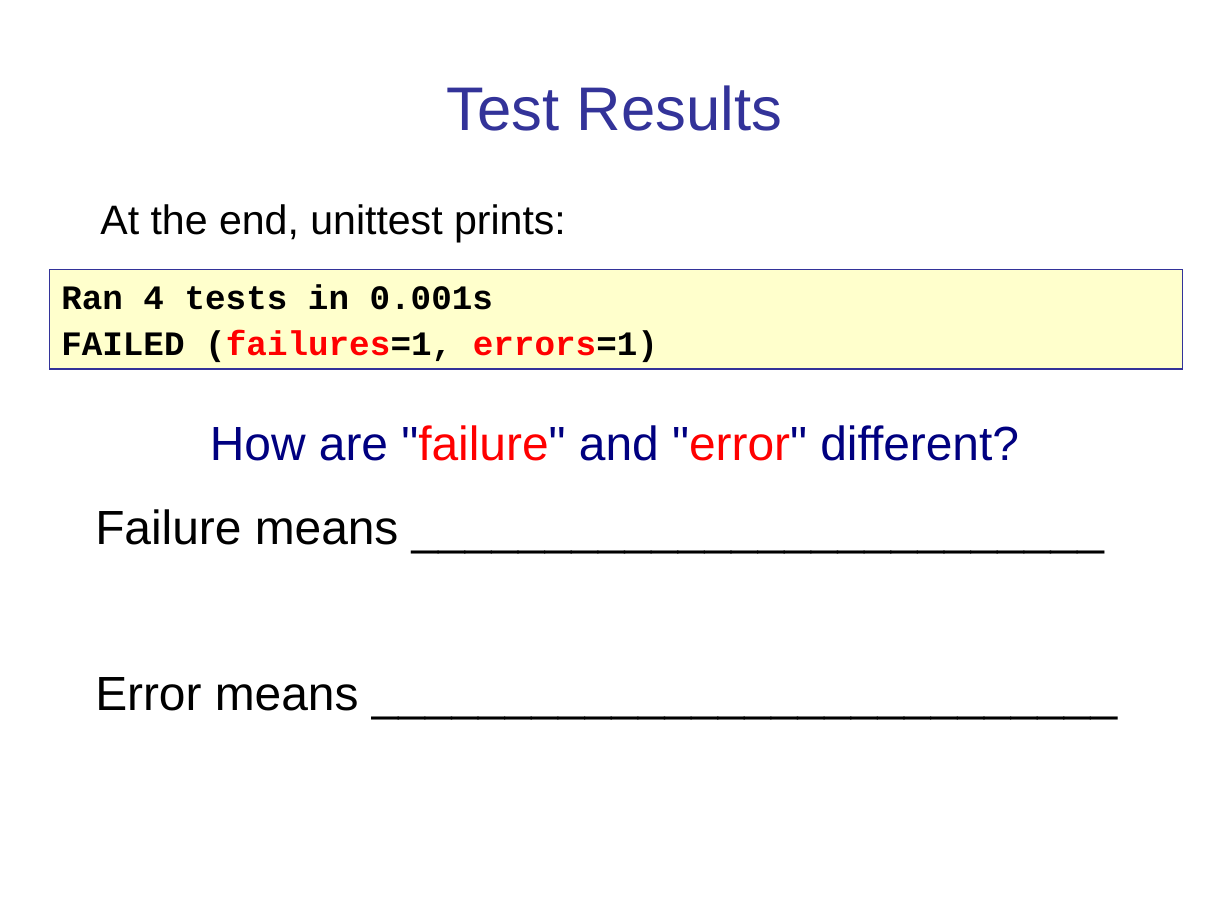
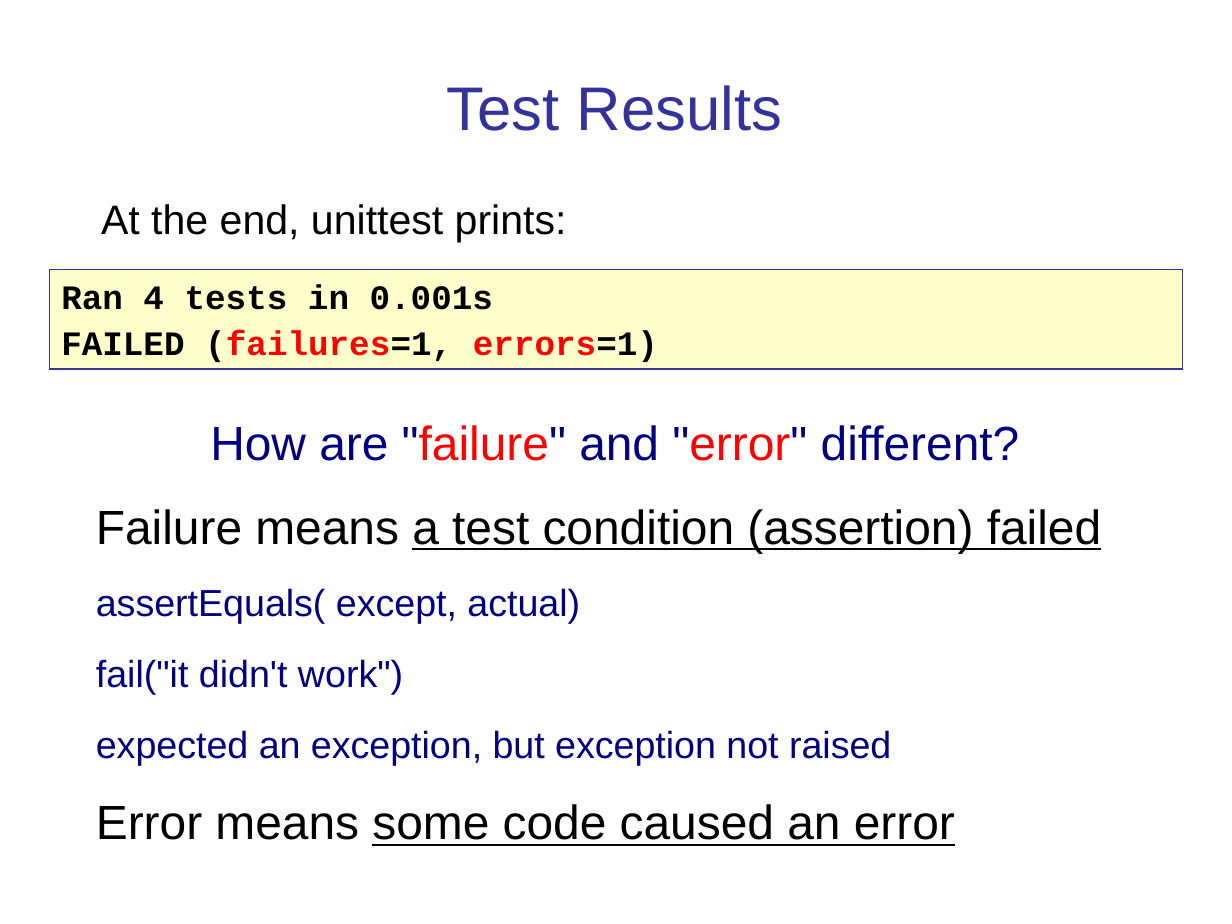
Before and after one commit to cpske/ISP, a slide deck: slide 12 of testing/PythonUnitTesting.ppt. Drawn at 1232x924 pixels with LibreOffice and Linux fonts; fonts in the diff are those of the drawing. Boxes give left, top, right and bottom in pixels: in the first picture for what was removed or moved away, otherwise in the second. Text is boxed around its words. In the diff, an @@ line names an element or a change of style, - is before the commit and + after.

```diff
--- a/testing/PythonUnitTesting.ppt
+++ b/testing/PythonUnitTesting.ppt
@@ text at <box>96,509,1101,846</box>: text changed; size 28 to 22 pt; text colour #000000 to #000080 @@
-Failure means __________________________
-Error means ____________________________
+Failure means a test condition (assertion) failed
+assertEquals( except, actual)
+fail("it didn't work")
+expected an exception, but exception not raised
+Error means some code caused an error
```
Also in this commit, not shown: 22 other slides changed, 1 slide added, 4 other files.
